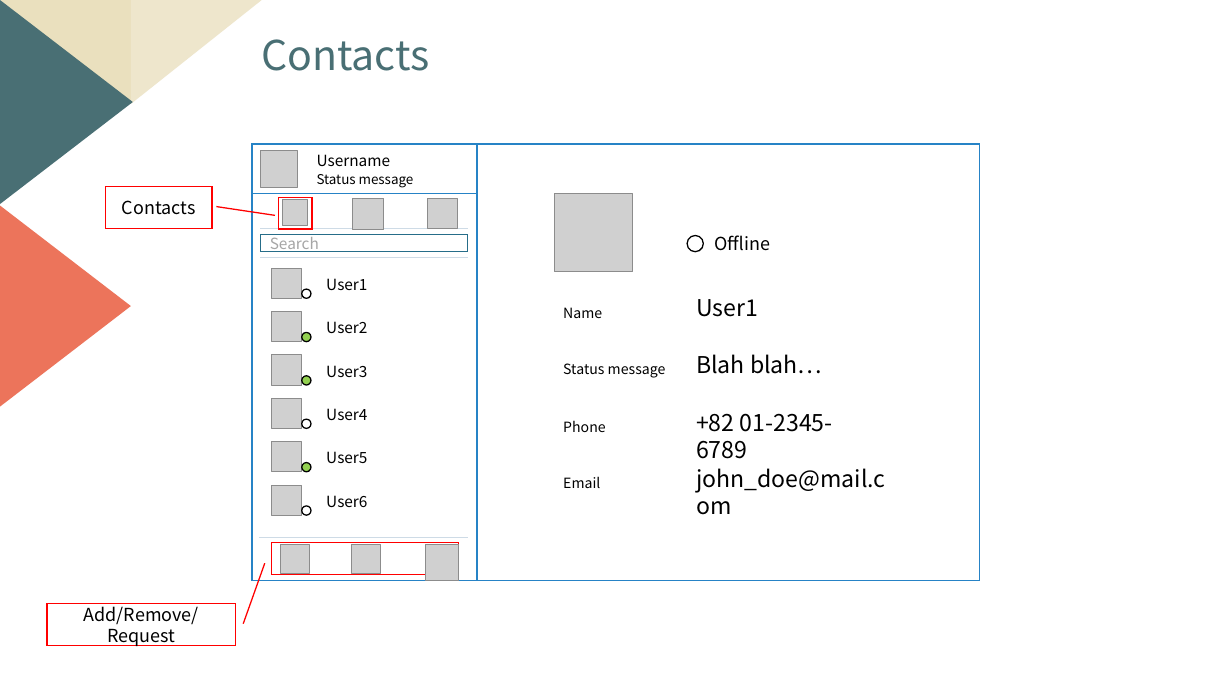
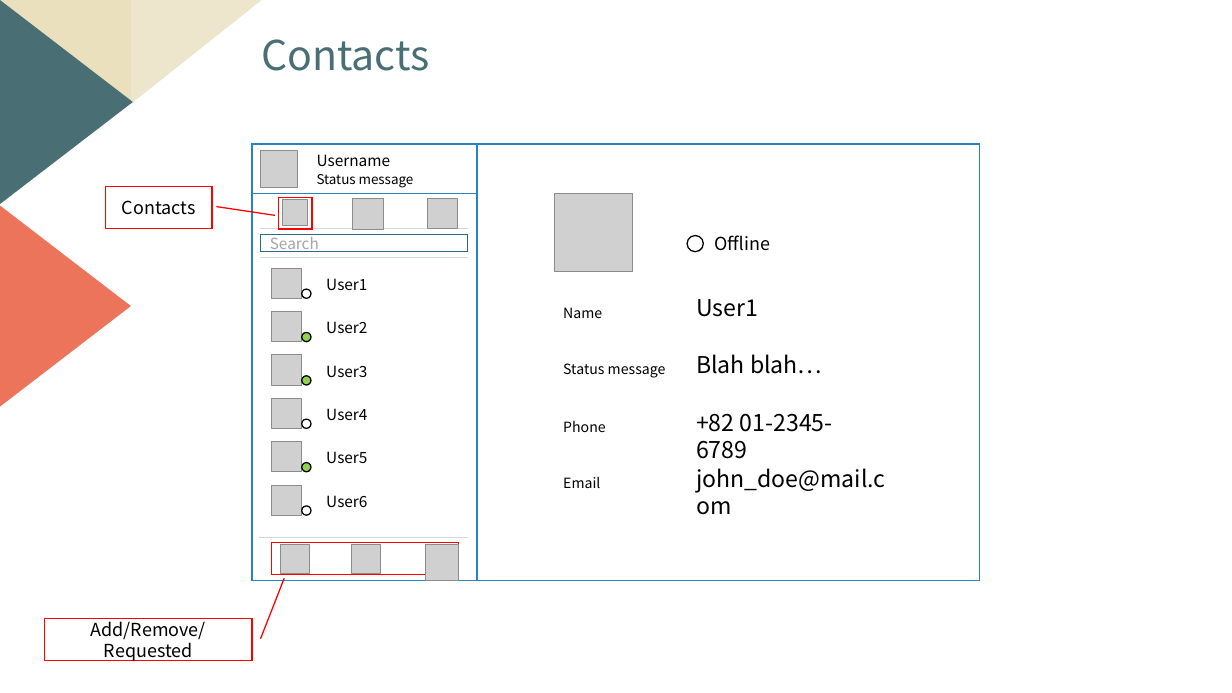
Before and after one commit to jhbaessi/coffee_beans, a slide deck: slide 8 of docs/GUI_Design_Concepts.pptx. Drawn at 1232x693 pixels with LibreOffice and Linux fonts; fonts in the diff are those of the drawing; grey boxes stand for pictures. Boxes give left, top, right and bottom in pixels: in the first picture for what was removed or moved away, otherwise in the second. Text is boxed around its words. In the diff, an @@ line names an element or a change of style, - is before the commit and + after.

```diff
--- a/docs/GUI_Design_Concepts.pptx
+++ b/docs/GUI_Design_Concepts.pptx
@@ border callout "Add/Remove/Requested": place and size @@
-border callout "Add/Remove/Requested" at [47,604,236,645]
+border callout "Add/Remove/Requested" at [44,619,251,661]
@@ text in border callout at [91,618,206,661]: text changed @@
-Add/Remove/Request
+Add/Remove/Requested
```
Also in this commit, not shown: 2 other slides changed, 3 slides added.
